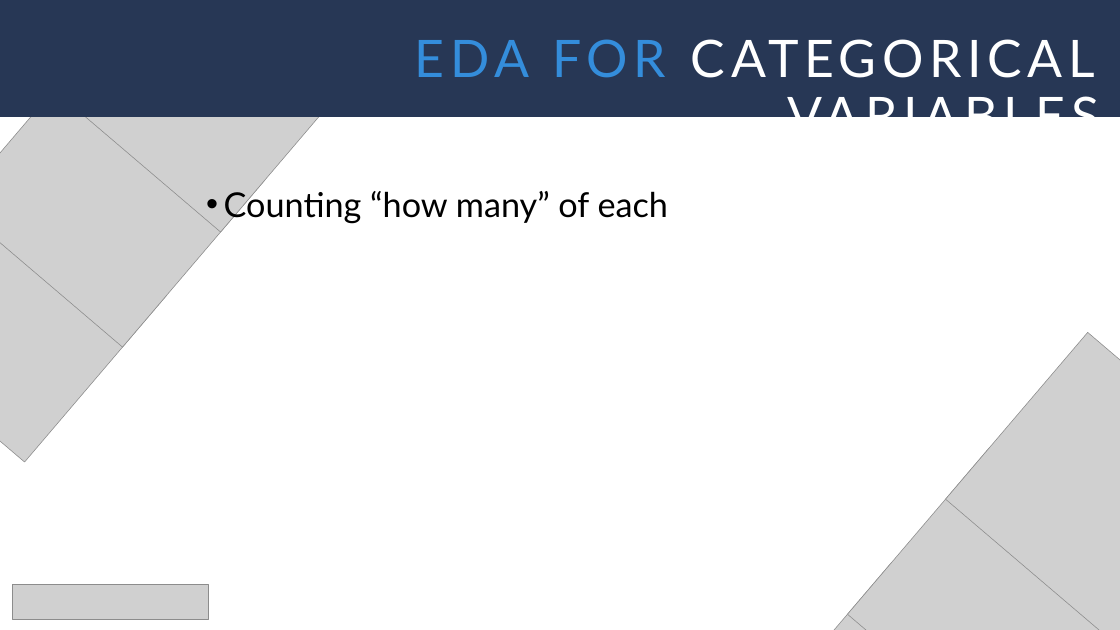
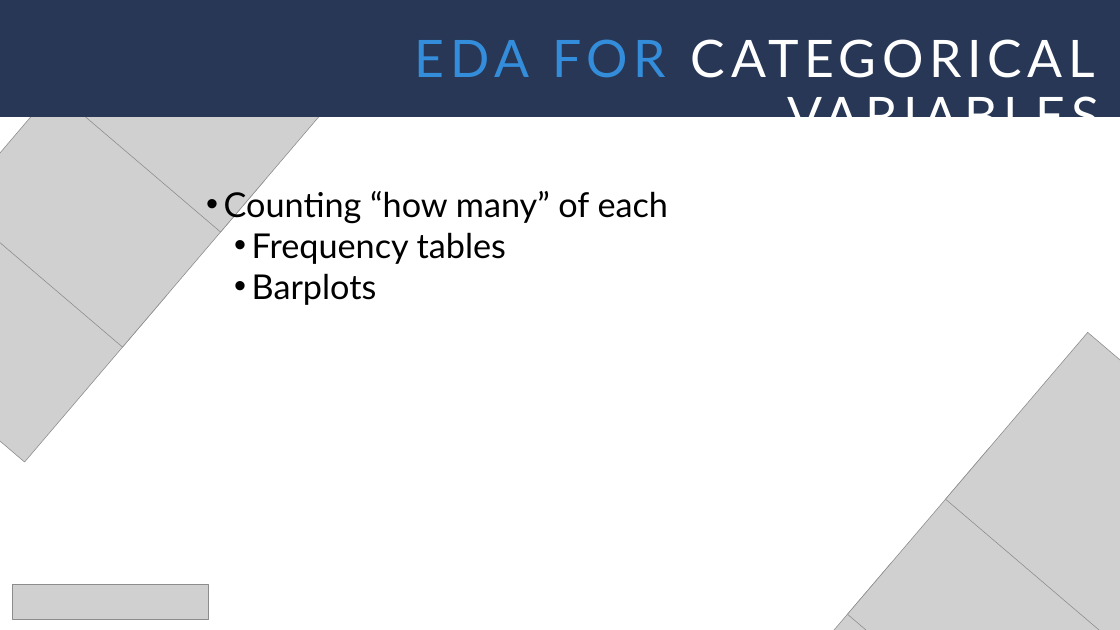
Before and after one commit to stringfestdata/edna-eas-feb-2022-eda-excel, a slide deck: slide 6 of edna-eas-feb-2022-eda-excel.pptx (slide 5 before the commit). Drawn at 1120x630 pixels with LibreOffice and Linux fonts; fonts in the diff are those of the drawing; grey boxes stand for pictures. Boxes give left, top, right and bottom in pixels: in the first picture for what was removed or moved away, otherwise in the second. Text is boxed around its words. In the diff, an @@ line names an element or a change of style, - is before the commit and + after.

```diff
--- a/edna-eas-feb-2022-eda-excel.pptx
+++ b/edna-eas-feb-2022-eda-excel.pptx
@@ text at (252,232,506,305): paragraphs added @@
+  • Frequency tables
+  • Barplots
```
Also in this commit, not shown: 1 slide added, 1 other file.
